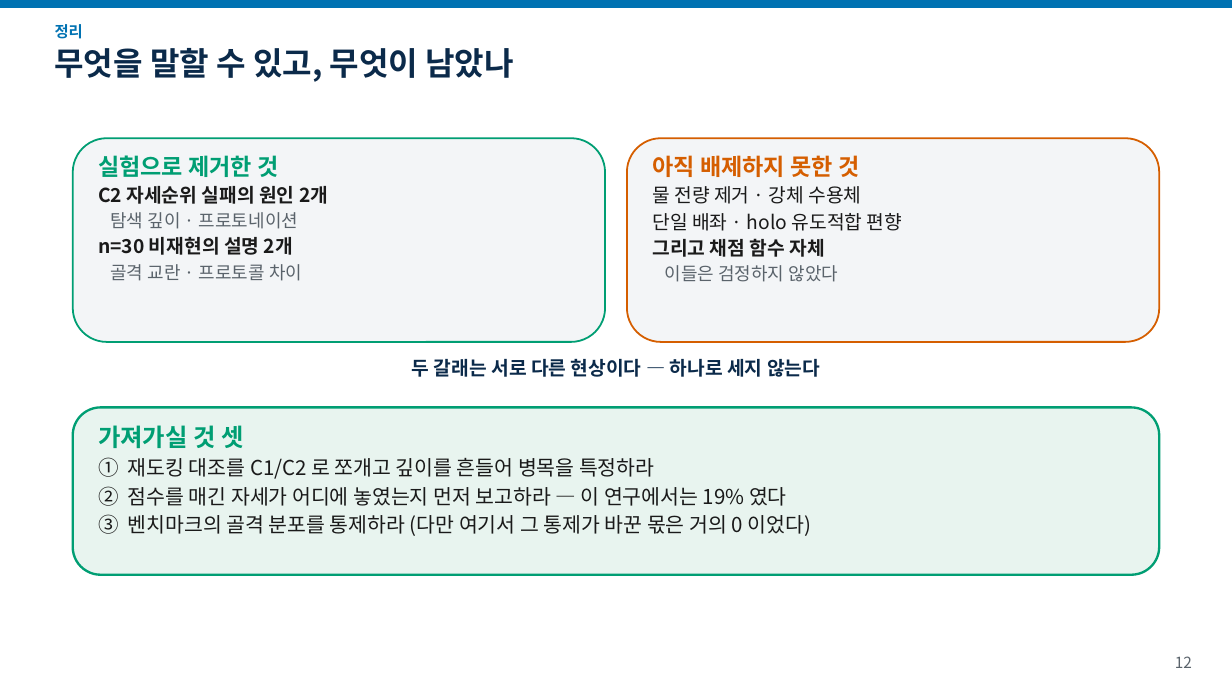
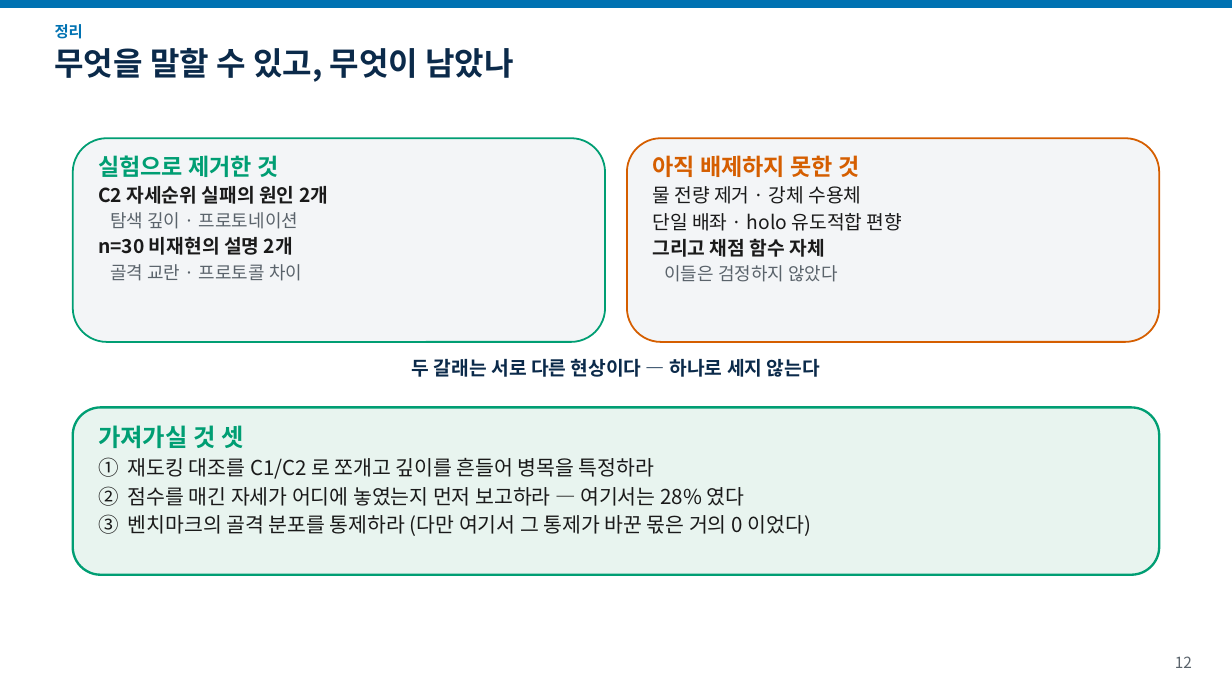
Before and after one commit to fourmodern/2026_aidrugdiscovery, a slide deck: slide 12 of Day06_LLM_Agent/pde5_harness/sample_run/report/docs/talk_16x9.pptx. Drawn at 1232x693 pixels with LibreOffice and Linux fonts; fonts in the diff are those of the drawing. Boxes give left, top, right and bottom in pixels: in the first picture for what was removed or moved away, otherwise in the second. Text is boxed around its words. In the diff, an @@ line names an element or a change of style, - is before the commit and + after.

```diff
--- a/Day06_LLM_Agent/pde5_harness/sample_run/report/docs/talk_16x9.pptx
+++ b/Day06_LLM_Agent/pde5_harness/sample_run/report/docs/talk_16x9.pptx
@@ text at <box>98,486,745,506</box>: text changed @@
-② 점수를 매긴 자세가 어디에 놓였는지 먼저 보고하라 — 이 연구에서는 19% 였다
+② 점수를 매긴 자세가 어디에 놓였는지 먼저 보고하라 — 여기서는 28% 였다
```
Also in this commit, not shown: 2 other slides changed, 27 other files.
